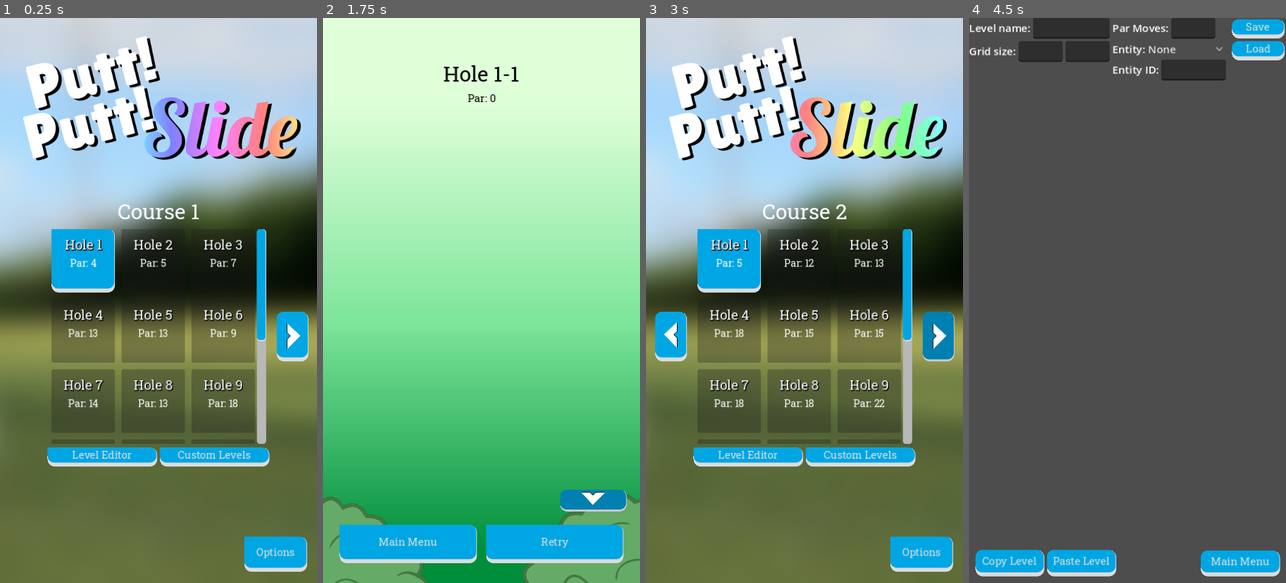
Above: before the commit, frames 1-4 (left to right).
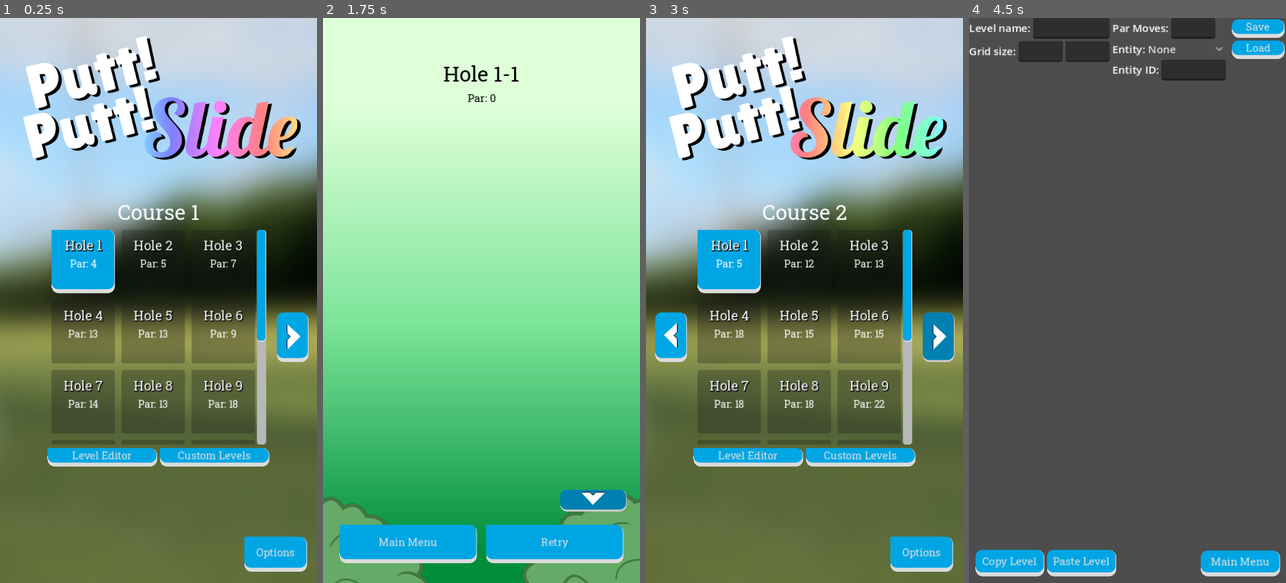
Above: after the commit, the same moments.

Repository: twincannon/GemSlide
Game: Godot game, scene res://scenes/splash_screen.tscn
Same seed, same stepped clock (60 frames per second), same inputs: the game is played once before the commit and once after it. Before the commit the project starts from res://scenes/main_menu.tscn. Sound files missing from this copy of the repository are replaced by a short silence.
Inputs (mouse positions are in pixels of both pictures, inside the frame that each line leads up to):
- Up to frame 1 (0.25 s): no input
- Up to frame 2 (1.75 s): click (405, 260) at 0.5 s; click (592, 566) at 1.25 s
- Up to frame 3 (3 s): click "Main Menu" at 2 s; click (937, 334) at 2.75 s
- Up to frame 4 (4.5 s): click (994, 334) at 3.5 s; click "Level Editor" at 4.25 s

The runs differ from the first frame. In frame 1, 2.3% of the frame differs, in the area x 14-98%, y 33-96%; in frame 2, 0.1%; in frame 3, 2.4%, in the area x 2-98%, y 33-96%; in frame 4, 0.5%.
Error in both runs: Attempt to call function 'set_entity_type' in base 'null instance' on a null instance. (res://scripts/game.gd:62)

Commit message:
sound manager, ui click and hover sounds

Diff:
--- a/project.godot
+++ b/project.godot
@@ -11,7 +11,7 @@
 [application]
 
 config/name="Putt! Putt! Slide"
-run/main_scene="res://scenes/main_menu.tscn"
+run/main_scene="res://scenes/splash_screen.tscn"
 config/features=PackedStringArray("4.1", "Mobile")
 boot_splash/image="res://assets/art/ui/twincannon.png"
 boot_splash/fullsize=false
@@ -21,6 +21,7 @@
 
 Globals="*res://scripts/globals.gd"
 SaveGame="*res://scripts/save_game.gd"
+SoundManager="*res://scripts/sound_manager.gd"
 
 [debug]
 
--- a/scenes/game.tscn
+++ b/scenes/game.tscn
@@ -270,6 +270,7 @@
 grow_vertical = 2
 rotation = -1.5708
 scale = Vector2(0.33, 0.33)
+mouse_filter = 2
 texture = ExtResource("4_x5udq")
 
 [node name="Control2" type="Control" parent="Canvas/HUD/BottomButtonsContainer/BottomButtonsMarginContainer/VBoxContainer"]
--- a/scenes/main_menu.tscn
+++ b/scenes/main_menu.tscn
@@ -97,6 +97,7 @@
 anchor_bottom = 0.779994
 grow_horizontal = 2
 grow_vertical = 2
+mouse_filter = 2
 texture = ExtResource("5_wv3xt")
 expand_mode = 1
 stretch_mode = 5
@@ -154,6 +155,7 @@
 anchor_bottom = 0.8
 grow_horizontal = 2
 grow_vertical = 2
+mouse_filter = 2
 texture = ExtResource("5_wv3xt")
 expand_mode = 1
 stretch_mode = 5
--- /dev/null
+++ b/scenes/splash_screen.tscn
@@ -0,0 +1,6 @@
+[gd_scene load_steps=2 format=3 uid="uid://40fbry162c3k"]
+
+[ext_resource type="Script" path="res://scripts/splash_screen.gd" id="1_1d465"]
+
+[node name="Node2D" type="Node2D"]
+script = ExtResource("1_1d465")
--- /dev/null
+++ b/scripts/sound_manager.gd
@@ -0,0 +1,22 @@
+extends Node
+
+var sounds = {
+	&"ui_click" : AudioStreamPlayer.new(),
+	&"ui_hover" : AudioStreamPlayer.new()
+}
+
+func _ready():
+	for i in sounds.keys():
+		sounds[i].stream = load("res://assets/audio/ui/" + str(i) + ".wav")
+		sounds[i].bus = &"SFX"
+		add_child(sounds[i])
+	get_tree().node_added.connect(connect_sound)
+
+func connect_sound(node:Node):
+	if node is Button:
+		node.pressed.connect(play_ui_sound.bind(&"ui_click"))
+		node.mouse_entered.connect(play_ui_sound.bind(&"ui_hover"))
+
+func play_ui_sound(name:String):
+	if sounds.has(name):
+		sounds[name].play()
--- /dev/null
+++ b/scripts/splash_screen.gd
@@ -0,0 +1,5 @@
+extends Node2D
+
+
+func _ready():
+	get_tree().change_scene_to_file("res://scenes/main_menu.tscn")
Binary file added: assets/art/button_pressed.png
Not shown, added: assets/art/button_pressed.png.import
Binary file added: assets/art/button_up.png
Not shown, added: assets/art/button_up.png.import
Not shown, added: assets/audio/ui/ui_click.wav.import
Not shown, added: assets/audio/ui/ui_hover.wav.import
Not shown, added: assets/audio/ui/ui_click.wav
Not shown, added: assets/audio/ui/ui_hover.wav
